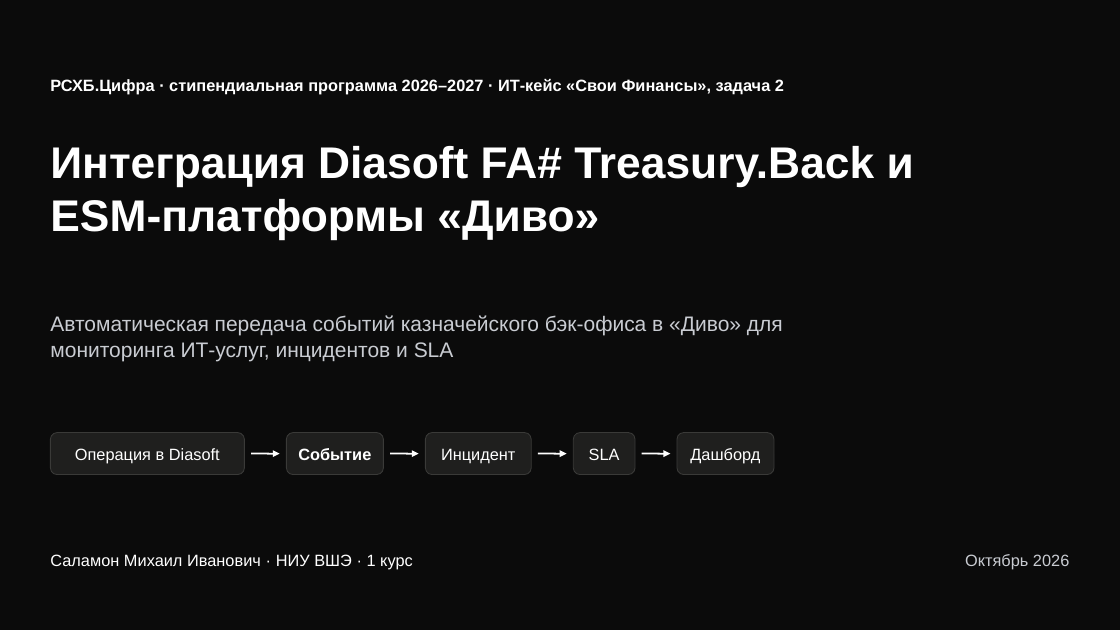
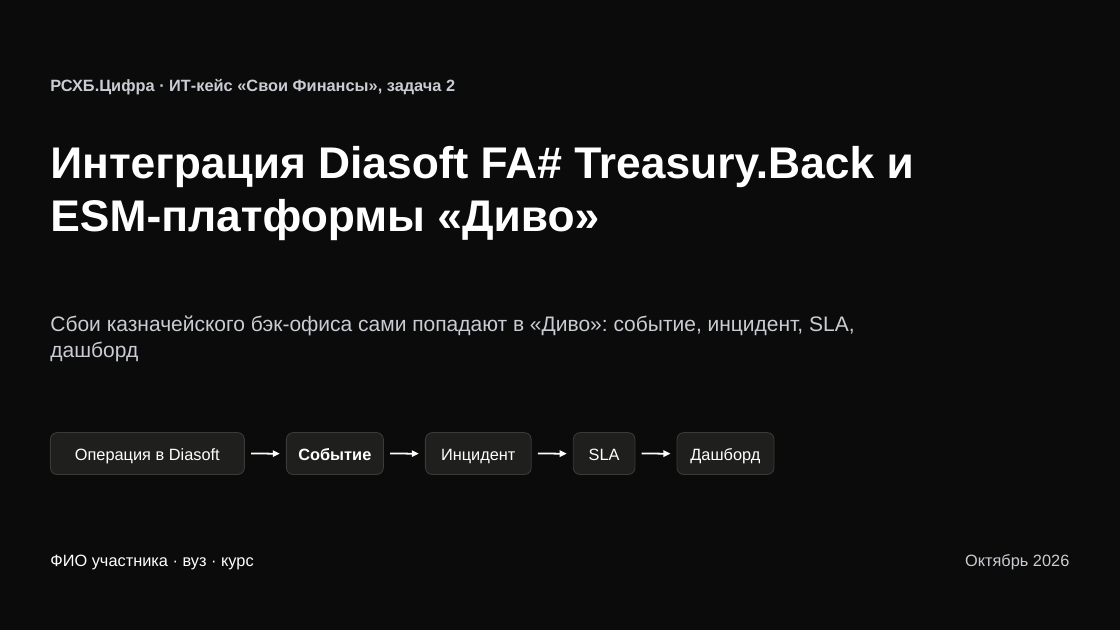
Before and after one commit to schierketsu/rshb, a slide deck: slide 1 of presentation/Diasoft-Divo-integration.pptx. Drawn at 1120x630 pixels with LibreOffice and Linux fonts; fonts in the diff are those of the drawing. Boxes give left, top, right and bottom in pixels: in the first picture for what was removed or moved away, otherwise in the second. Text is boxed around its words. In the diff, an @@ line names an element or a change of style, - is before the commit and + after.

```diff
--- a/presentation/Diasoft-Divo-integration.pptx
+++ b/presentation/Diasoft-Divo-integration.pptx
@@ text at (50, 79, 455, 95): text changed; text colour #FFFFFF to #C9CCD2 @@
-РСХБ.Цифра · стипендиальная программа 2026–2027 · ИТ-кейс «Свои Финансы», задача 2
+РСХБ.Цифра · ИТ-кейс «Свои Финансы», задача 2
@@ text at (50, 315, 854, 361): text changed @@
-Автоматическая передача событий казначейского бэк-офиса в «Диво» для мониторинга ИТ-услуг, инцидентов и SLA
+Сбои казначейского бэк-офиса сами попадают в «Диво»: событие, инцидент, SLA, дашборд
@@ text at (50, 554, 254, 570): text changed @@
-Саламон Михаил Иванович · НИУ ВШЭ · 1 курс
+ФИО участника · вуз · курс
```
Also in this commit, not shown: 5 other slides changed, 11 slides added, 17 slides removed, 9 other files.
